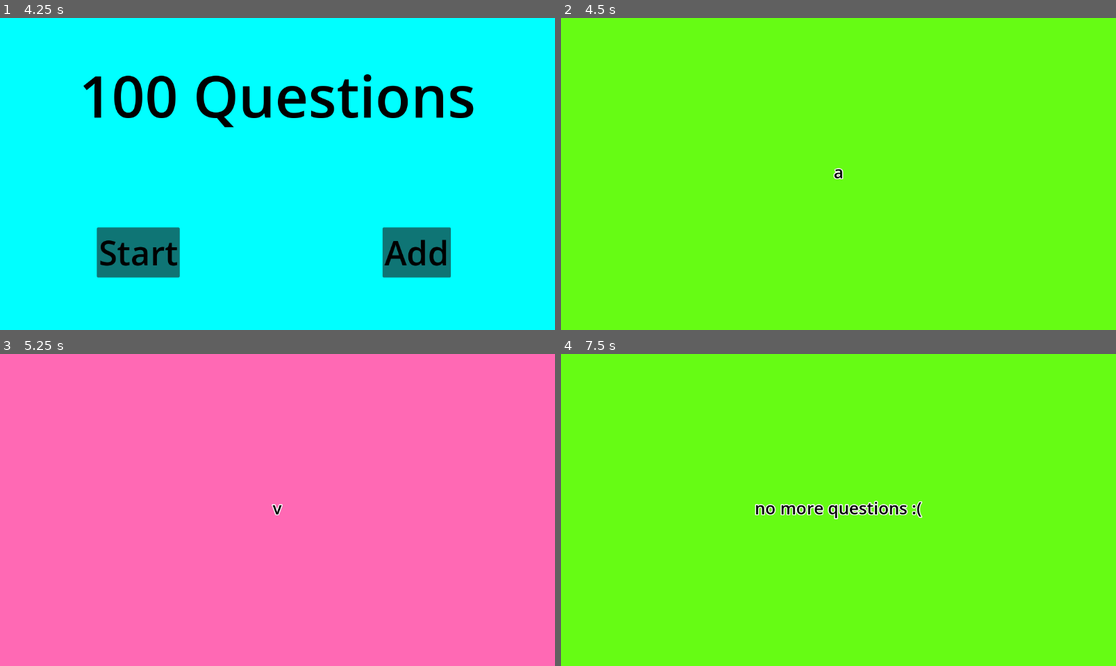
Above: before the commit, frames 1-4 (two rows, left to right).
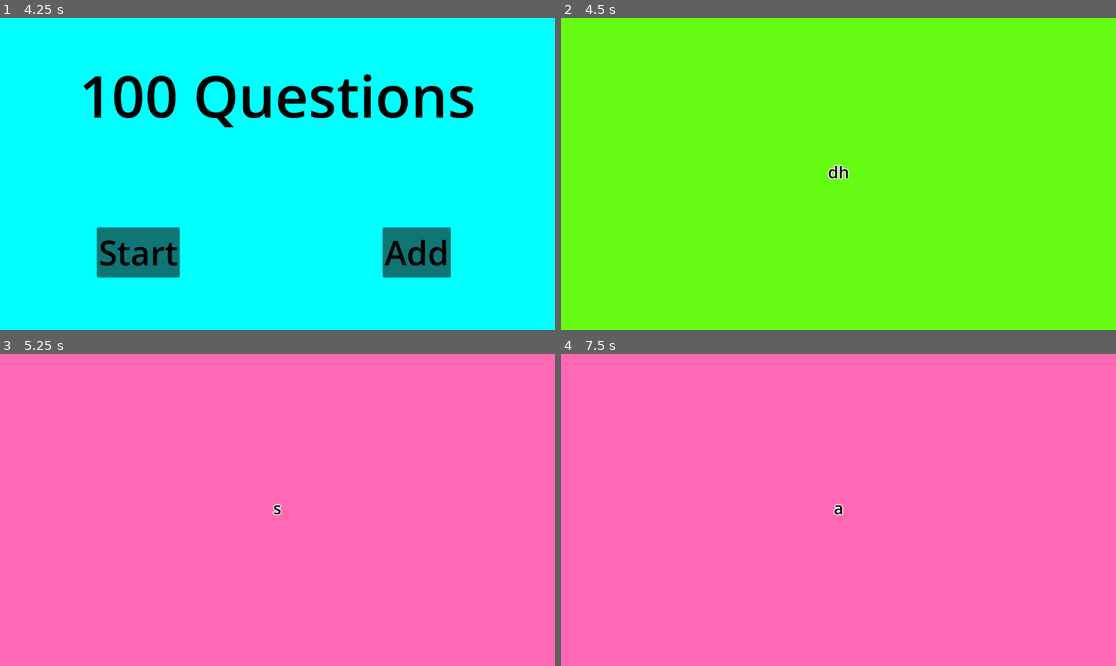
Above: after the commit, the same moments.

Repository: gringames/100-Questions
Game: Godot game, scene res://scenes/AddQuestions.tscn
Two runs of this game, one before a commit and one after it. Both use one fixed random seed, a clock stepped at 60 frames per second and the inputs below. This scene is started directly instead of the project's main scene.
Inputs (mouse positions are in pixels of both pictures, inside the frame that each line leads up to):
- Up to frame 1 (4.25 s): click (277, 195) at 0.52 s; type "Alex" at 0.6 s; click "Add Question" at 1.25 s; click "Add Question" at 2 s; click "Add Question" at 2.75 s; click "Back" at 3.5 s
- Up to frame 2 (4.5 s): click "Start" at 4.25 s
- Up to frame 3 (5.25 s): tap Enter at 5 s; move the mouse to (399, 494) at 5.02 s; click (399, 494) at 5.17 s
- Up to frame 4 (7.5 s): tap Space at 5.75, 7.25 s; move the mouse to (727, 525) at 5.77 s; click (727, 525) at 5.92 s; tap Enter at 6.5 s; move the mouse to (894, 441) at 6.52 s; click (894, 441) at 6.67 s; move the mouse to (810, 572) at 7.27 s; click (810, 572) at 7.42 s

Frame 1 is identical in both runs. In frame 2, 0.1% of the frame differs, in the area x 48-52%, y 46-52%; in frame 3, less than 0.1%; in frame 4, 100%, in the area x 0-100%, y 0-100%.
Error before the commit: Attempt to call function 'seek_end' in base 'null instance' on a null instance. (res://scripts/question_file.gd:11)
Error after the commit: Attempt to call function 'seek_end' in base 'null instance' on a null instance. (res://scripts/QuestionFileHandler.gd:11)

Commit message:
fix copy to user file + rename scripts

Diff:
--- a/scenes/MainMenu.gd
+++ b/scenes/MainMenu.gd
@@ -7,6 +7,7 @@
 ### OTHER
 var background: ColorRect
 var scene_changer: SceneChanger
+var question_initializer: QuestionInitializer
 
 
 ### INIT
--- a/scenes/questions.tscn
+++ b/scenes/questions.tscn
@@ -1,6 +1,6 @@
-[gd_scene load_steps=2 format=3 uid="uid://x0pcs40hryfy"]
+[gd_scene load_steps=2 format=3 uid="uid://bys2riukaaex7"]
 
-[ext_resource type="Script" path="res://scripts/Main.gd" id="1_x4fgr"]
+[ext_resource type="Script" path="res://scripts/MainGame.gd" id="1_1ixxg"]
 
 [node name="QuestionsMain" type="Control"]
 layout_mode = 3
@@ -9,7 +9,7 @@
 anchor_bottom = 1.0
 grow_horizontal = 2
 grow_vertical = 2
-script = ExtResource("1_x4fgr")
+script = ExtResource("1_1ixxg")
 questions = ["a", "v", "gas"]
 colors = [Color(1, 0.396078, 0.329412, 1), Color(1, 0.647059, 0, 1), Color(1, 1, 0, 1), Color(0.4, 0.988235, 0.0784314, 1), Color(0.117647, 0.564706, 1, 1), Color(0.576471, 0.439216, 0.858824, 1), Color(1, 0.411765, 0.705882, 1)]
 
--- a/scripts/AddQuestions.gd
+++ b/scripts/AddQuestions.gd
@@ -8,14 +8,14 @@
 var scene_changer: SceneChanger
 
 ### FILE
-var question_file: QuestionFile
+var question_file_handler: QuestionFileHandler
 
 
 ### INIT
 func _ready():
 	textbox = $VBoxContainer/TextEdit
 	scene_changer = SceneChanger.new()
-	question_file = QuestionFile.new()
+	question_file_handler = QuestionFileHandler.new()
 
 
 ### BUTTON METHODS
@@ -38,7 +38,7 @@
 ### HELPERS
 
 func add_question_to_file(question: String) -> void:
-	question_file.append(question, true)
+	question_file_handler.append(question, true)
 
 
 func clear_text() -> void:
--- a/scripts/Main.gd
+++ b/scripts/MainGame.gd
@@ -29,12 +29,17 @@
 var number_of_questions: int
 var question_index: int = 0
 
+### QUESTIONS
+var question_initializer: QuestionInitializer
+
+
 
 func _ready():
+	question_label = $QuestionBox/QuestionLabel
 	background_color = $BackgroundColor
 	number_of_colors = colors.size()
-
-	question_label = $QuestionBox/QuestionLabel
+	question_initializer = QuestionInitializer.new()
+	questions = question_initializer.fill_array_from_file()
 	number_of_questions = questions.size()
 
 	next_question()
--- a/scripts/question_file.gd
+++ b/scripts/QuestionFileHandler.gd
@@ -1,5 +1,5 @@
 extends Node
-class_name QuestionFile
+class_name QuestionFileHandler
 
 const question_file_path: String = "user://questions.txt"
 
--- a/scripts/question_initializer.gd
+++ b/scripts/QuestionInitializer.gd
@@ -1,25 +1,26 @@
 class_name QuestionInitializer
 
-var question_file: QuestionFile
+var question_file_handler: QuestionFileHandler
 var initial_question_txt_path: String = "res://data/initial_questions.txt"
 var print_question_array: bool = true
 
 func _ready():
-	question_file = QuestionFile.new()
+	question_file_handler = QuestionFileHandler.new()
 
 
 func fill_array_from_file() -> Array:
 	var array: Array
-	var user_path: String = question_file.question_file_path
+	var user_path: String = question_file_handler.question_file_path
 
-	if user_file_does_not_exist():
+	if user_file_does_not_exist(user_path):
 		copy_initial_questions_to(user_path)
+		# important otherwise next question will be inserted in same line
+		append_newline()
 
 	return convert_to_array(user_path)
 
 
-func user_file_does_not_exist() -> bool:
-	var user_file_path: String = question_file.question_file_path
+func user_file_does_not_exist(user_file_path: String) -> bool:
 	return not FileAccess.file_exists(user_file_path)
 
 
@@ -27,9 +28,17 @@
 	# creates user file
 	var dir = DirAccess.open("res://")
 	dir.copy(initial_question_txt_path, user_file_path)
-	var error = dir.get_open_error()
+	handle_error(dir.get_open_error())
+
+
+func handle_error(error) -> void:
 	if error != OK:
 		print("An error occurred while copying the file: " + error)
+
+
+func append_newline() -> void:
+	# handler will add a newline after the line that is passed, so empty string suffices
+	question_file_handler.append("", true)
 
 
 func convert_to_array(user_path: String) -> Array:
Not shown, changed: data/initial_questions.txt
Renamed: scripts/scene_changer.gd -> scripts/SceneChanger.gd
